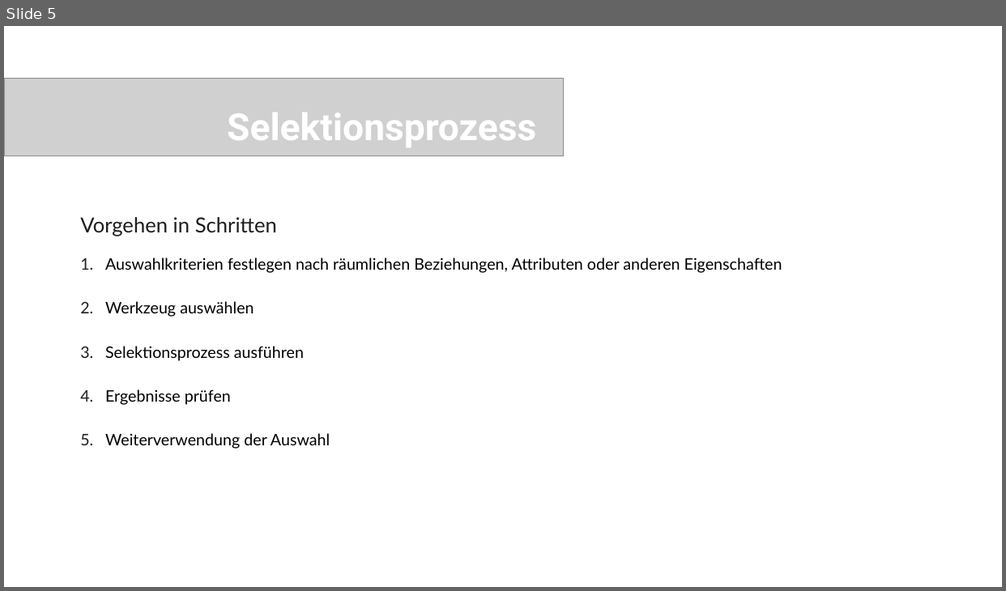
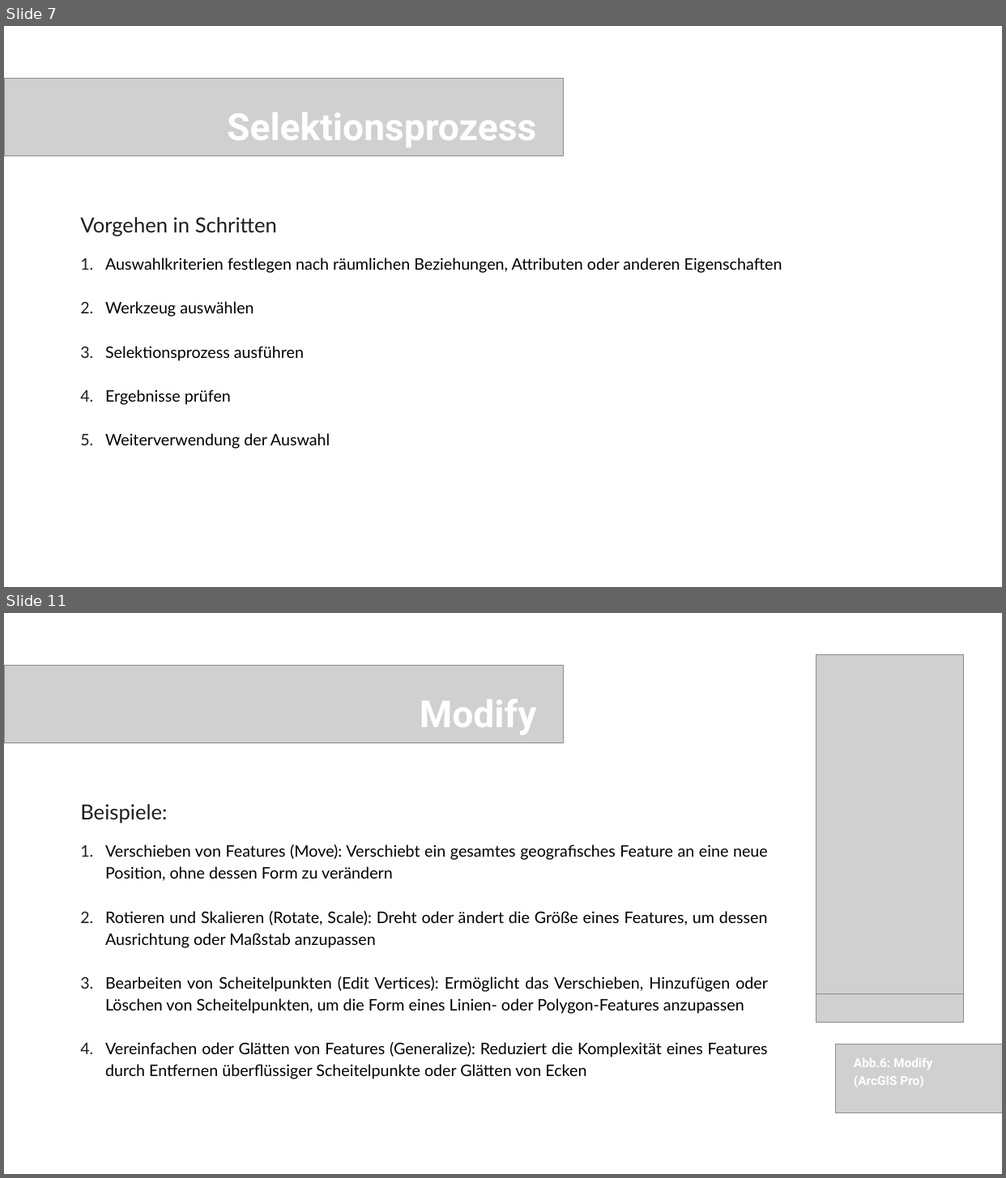
Before and after one commit to oer4sdi/OER-EinfuehrungGeoinformatik, a slide deck: Single_Learning_Element/Powerpoint/3_DigitalisierenSelektierenManipulieren_ppt/Presentation_DigiSelektiMani.pptx. Shown one above the other, each under a label of ours: slide 5 before the commit, slides 7 and 11 after it; the slides between them are not shown. The pictures are 1006x591 and 1006x1178 pixels, drawn with LibreOffice and Linux fonts; fonts in the diff are those of the drawing; grey boxes stand for pictures. Boxes give left, top, right and bottom in pixels: in the first picture for what was removed or moved away, otherwise in the second. Text is boxed around its words. In the diff, an @@ line names an element or a change of style, - is before the commit and + after.

```diff
--- a/Single_Learning_Element/Powerpoint/3_DigitalisierenSelektierenManipulieren_ppt/Presentation_DigiSelektiMani.pptx
+++ b/Single_Learning_Element/Powerpoint/3_DigitalisierenSelektierenManipulieren_ppt/Presentation_DigiSelektiMani.pptx
@@ slide 11 added at (4, 613, 1002, 1174), background #FFFFFF @@
@@ picture added at (816, 655, 964, 995) @@
@@ picture added at (4, 665, 563, 743) @@
@@ text added at (420, 699, 537, 735), 54 pt, text #FFFFFF, bold @@
+Modify
@@ text added at (80, 804, 167, 824), 30 pt, text #1E1E1E @@
+Beispiele:
@@ text added at (105, 845, 768, 1080), 23 pt, text #000000 @@
+1. Verschieben von Features (Move): Verschiebt ein gesamtes geografisches Feature an eine neue Position, ohne dessen Form zu verändern
+2. Rotieren und Skalieren (Rotate, Scale): Dreht oder ändert die Größe eines Features, um dessen Ausrichtung oder Maßstab anzupassen
+3. Bearbeiten von Scheitelpunkten (Edit Vertices): Ermöglicht das Verschieben, Hinzufügen oder Löschen von Scheitelpunkten, um die Form eines Linien- oder Polygon-Features anzupassen
+4. Vereinfachen oder Glätten von Features (Generalize): Reduziert die Komplexität eines Features durch Entfernen überflüssiger Scheitelpunkte oder Glätten von Ecken
@@ picture added at (816, 995, 964, 1022) @@
@@ picture added at (836, 1045, 1002, 1114) @@
@@ text added at (854, 1059, 932, 1088), 18 pt, text #FFFFFF, bold @@
+Abb.6: Modify
+(ArcGIS Pro)
@@ what was slide 5 is now slide 7 @@
```
Also in this commit, not shown: 5 slides changed, 4 other slides added, 1 slide removed, 20 other files.
